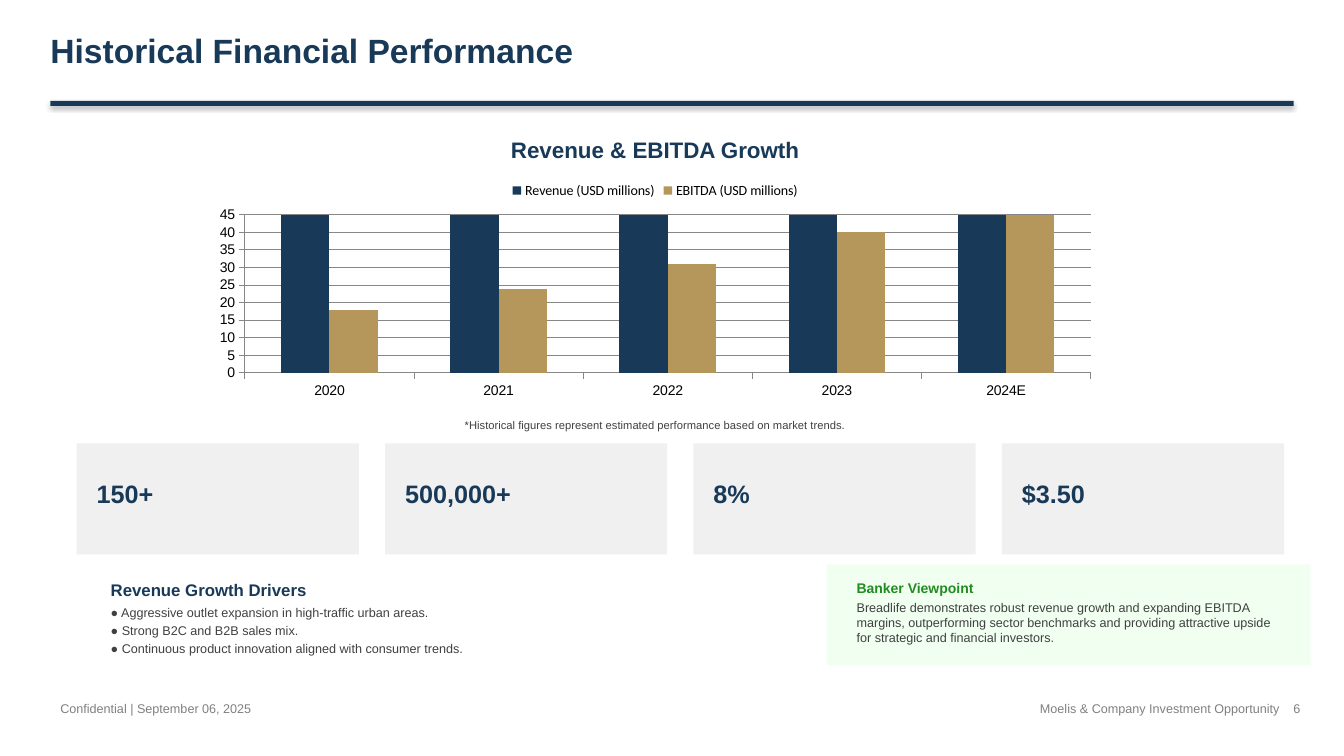
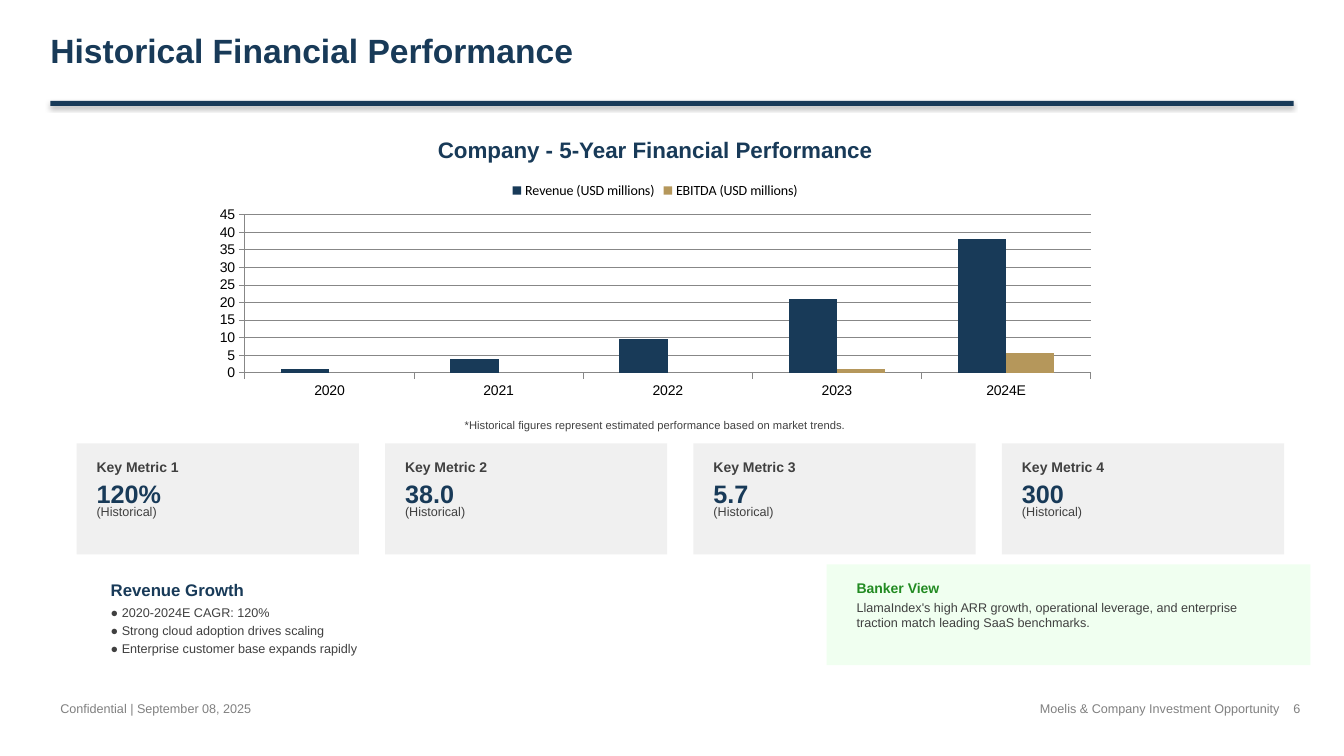
Before and after one commit to alinvb/slide_generator, a slide deck: slide 4 of ai_generated_deck.pptx (slide 5 before the commit). Drawn at 1344x756 pixels with LibreOffice and Linux fonts; fonts in the diff are those of the drawing. Boxes give left, top, right and bottom in pixels: in the first picture for what was removed or moved away, otherwise in the second. Text is boxed around its words. In the diff, an @@ line names an element or a change of style, - is before the commit and + after.

```diff
--- a/ai_generated_deck.pptx
+++ b/ai_generated_deck.pptx
@@ text at box(438, 141, 873, 163): text changed @@
-Revenue & EBITDA Growth
+Company - 5-Year Financial Performance
@@ column chart at box(202, 171, 1109, 403) @@
-Revenue (USD millions): 120, 145, 180, 210, 240
+Revenue (USD millions): 1, 4, 10, 21, 38
-EBITDA (USD millions): 18, 24, 31, 40, 47
+EBITDA (USD millions): -2, -1, 0, 1, 6
@@ value axis changed @@
@@ text added at box(97, 462, 179, 475), 10 pt, text #404040, bold @@
+Key Metric 1
@@ text added at box(405, 462, 487, 475), 10 pt, text #404040, bold @@
+Key Metric 2
@@ text added at box(713, 462, 796, 475), 10 pt, text #404040, bold @@
+Key Metric 3
@@ text added at box(1022, 462, 1104, 475), 10 pt, text #404040, bold @@
+Key Metric 4
@@ text at box(97, 485, 161, 509): text changed @@
-150+
+120%
@@ text added at box(97, 507, 157, 519), 9 pt, text #404040 @@
+(Historical)
@@ text at box(405, 485, 454, 509): text changed @@
-500,000+
+38.0
@@ text added at box(405, 507, 465, 519), 9 pt, text #404040 @@
+(Historical)
@@ text at box(713, 485, 748, 509): text changed @@
-8%
+5.7
@@ text added at box(713, 507, 773, 519), 9 pt, text #404040 @@
+(Historical)
@@ text at box(1022, 485, 1064, 509): text changed @@
-$3.50
+300
@@ text added at box(1022, 507, 1082, 519), 9 pt, text #404040 @@
+(Historical)
@@ text at box(111, 584, 244, 596): text changed @@
-Revenue Growth Drivers
+Revenue Growth
@@ text at box(857, 583, 940, 593): text changed @@
-Banker Viewpoint
+Banker View
@@ text at box(122, 608, 269, 617): text changed @@
-● Aggressive outlet expansion in high-traffic urban areas.
+● 2020-2024E CAGR: 120%
@@ text at box(122, 626, 324, 638): text changed @@
-● Strong B2C and B2B sales mix.
+● Strong cloud adoption drives scaling
@@ text at box(857, 603, 1237, 630): text changed @@
-Breadlife demonstrates robust revenue growth and expanding EBITDA margins, outperforming sector benchmarks and providing attractive upside for strategic and financial investors.
+LlamaIndex's high ARR growth, operational leverage, and enterprise traction match leading SaaS benchmarks.
@@ text at box(122, 644, 357, 656): text changed @@
-● Continuous product innovation aligned with consumer trends.
+● Enterprise customer base expands rapidly
```
Also in this commit, not shown: 2 other slides changed, 11 slides added, 11 slides removed, 10 other files.
